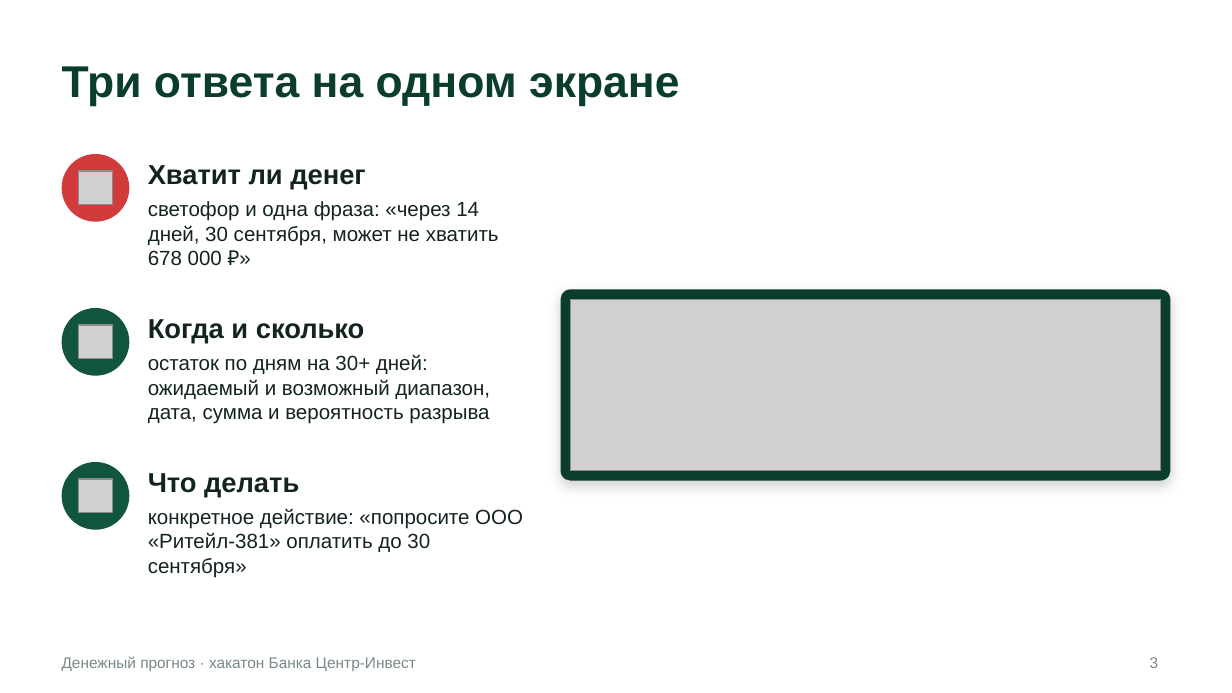
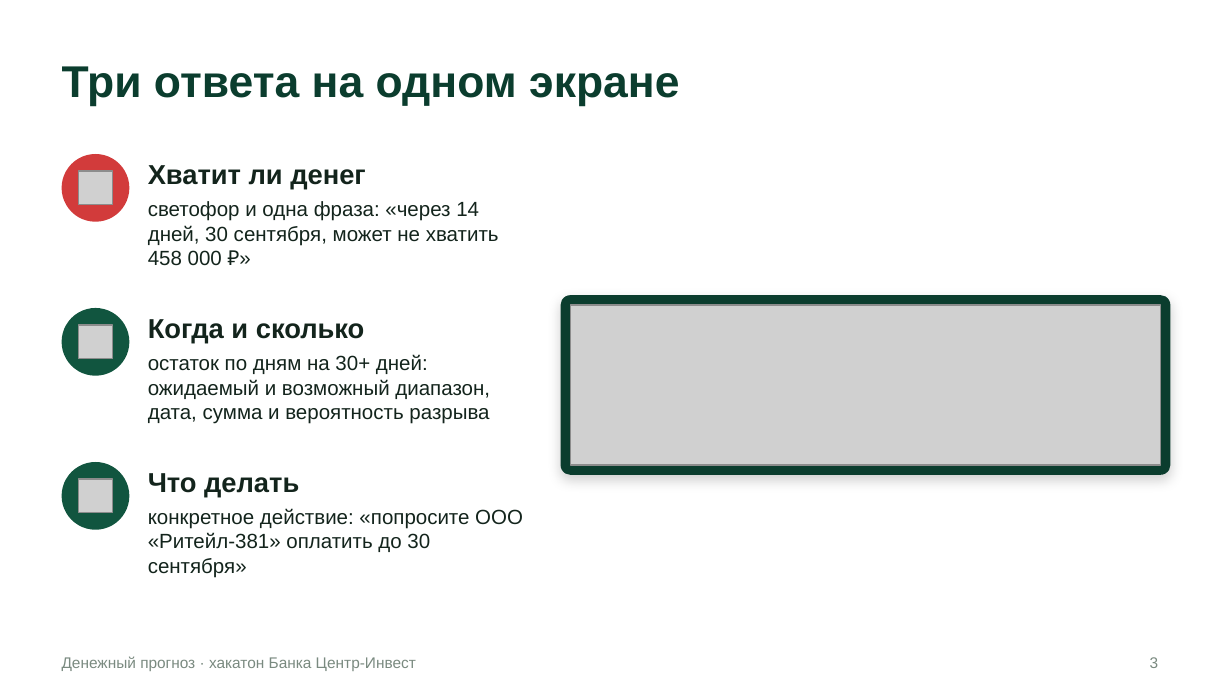
Before and after one commit to VaDex-web/cashflow, a slide deck: slide 3 of docs/presentation.pptx. Drawn at 1232x693 pixels with LibreOffice and Linux fonts; fonts in the diff are those of the drawing; grey boxes stand for pictures. Boxes give left, top, right and bottom in pixels: in the first picture for what was removed or moved away, otherwise in the second. Text is boxed around its words. In the diff, an @@ line names an element or a change of style, - is before the commit and + after.

```diff
--- a/docs/presentation.pptx
+++ b/docs/presentation.pptx
@@ text at <box>148,201,499,266</box>: text changed @@
-светофор и одна фраза: «через 14 дней, 30 сентября, может не хватить 678 000 ₽»
+светофор и одна фраза: «через 14 дней, 30 сентября, может не хватить 458 000 ₽»
@@ rounded rectangle: place and size @@
-rounded rectangle at <box>561,290,1170,480</box>
+rounded rectangle at <box>561,296,1170,476</box>
@@ rounded rectangle at <box>561,296,1170,476</box>: proportions changed @@
@@ picture: place and size @@
-picture at <box>570,299,1161,471</box>
+picture at <box>570,306,1161,466</box>
```
Also in this commit, not shown: 9 other slides changed, 26 other files.
